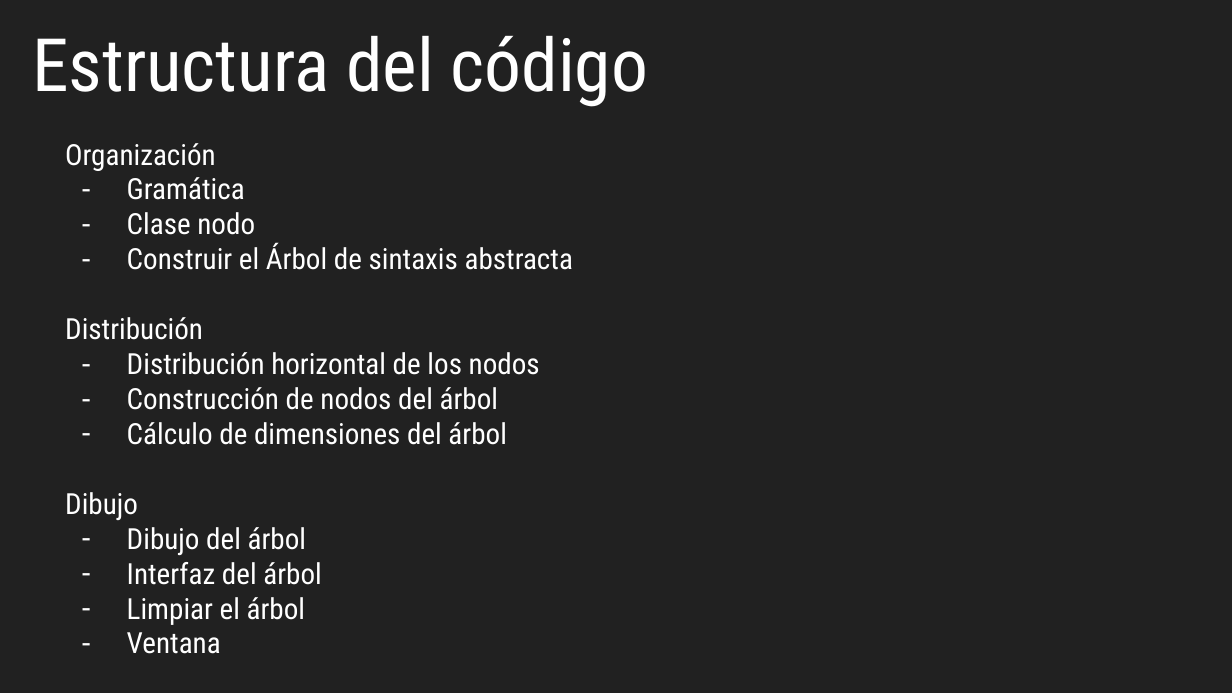
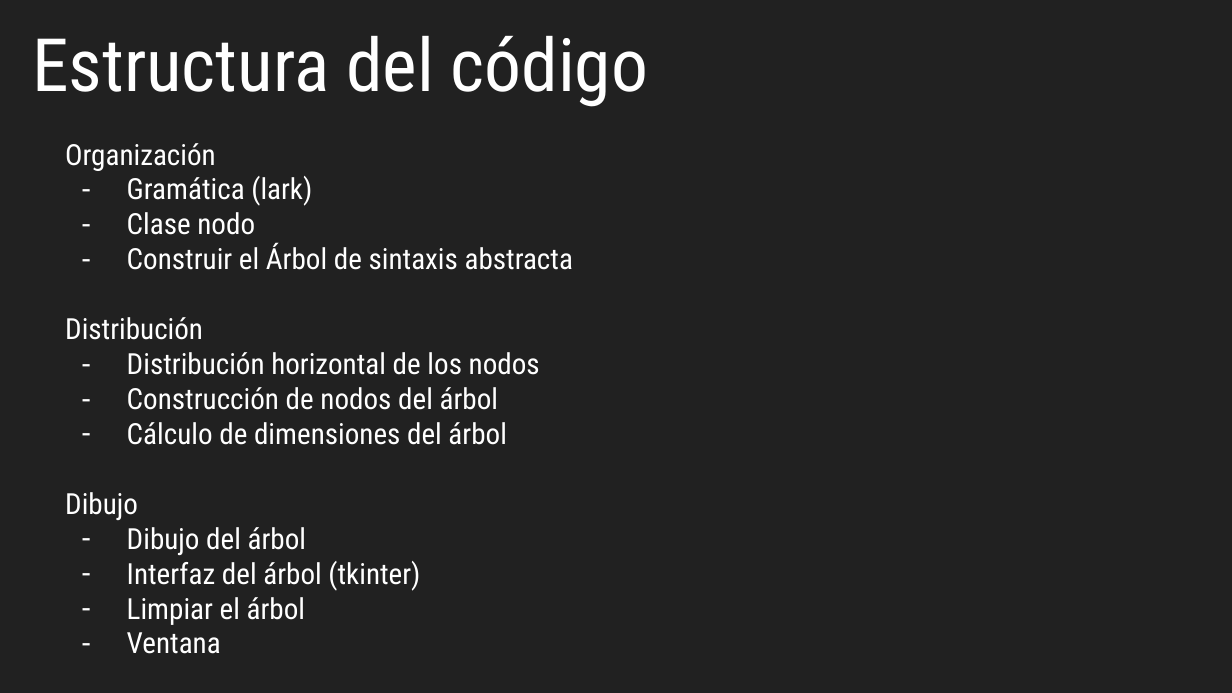
Before and after one commit to HectorCRZBQ/grammar_tree, a slide deck: slide 2 of AST.pptx (slide 3 before the commit). Drawn at 1232x693 pixels with LibreOffice and Linux fonts; fonts in the diff are those of the drawing. Boxes give left, top, right and bottom in pixels: in the first picture for what was removed or moved away, otherwise in the second. Text is boxed around its words. In the diff, an @@ line names an element or a change of style, - is before the commit and + after.

```diff
--- a/AST.pptx
+++ b/AST.pptx
@@ title at (127, 176, 312, 206): text changed @@
-– Gramática
+– Gramática (lark)
@@ title at (127, 561, 420, 591): text changed @@
-– Interfaz del árbol
+– Interfaz del árbol (tkinter)
```
